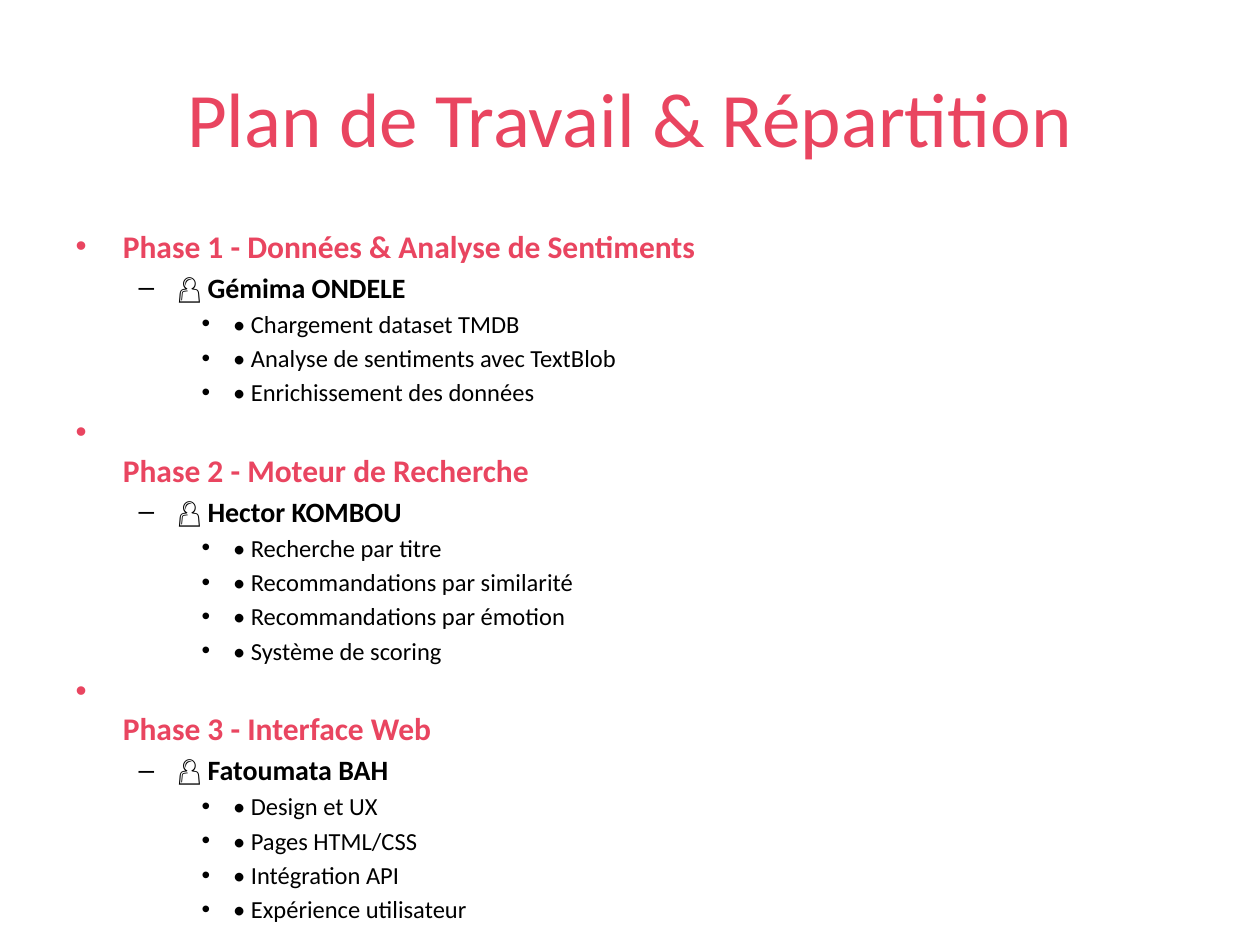
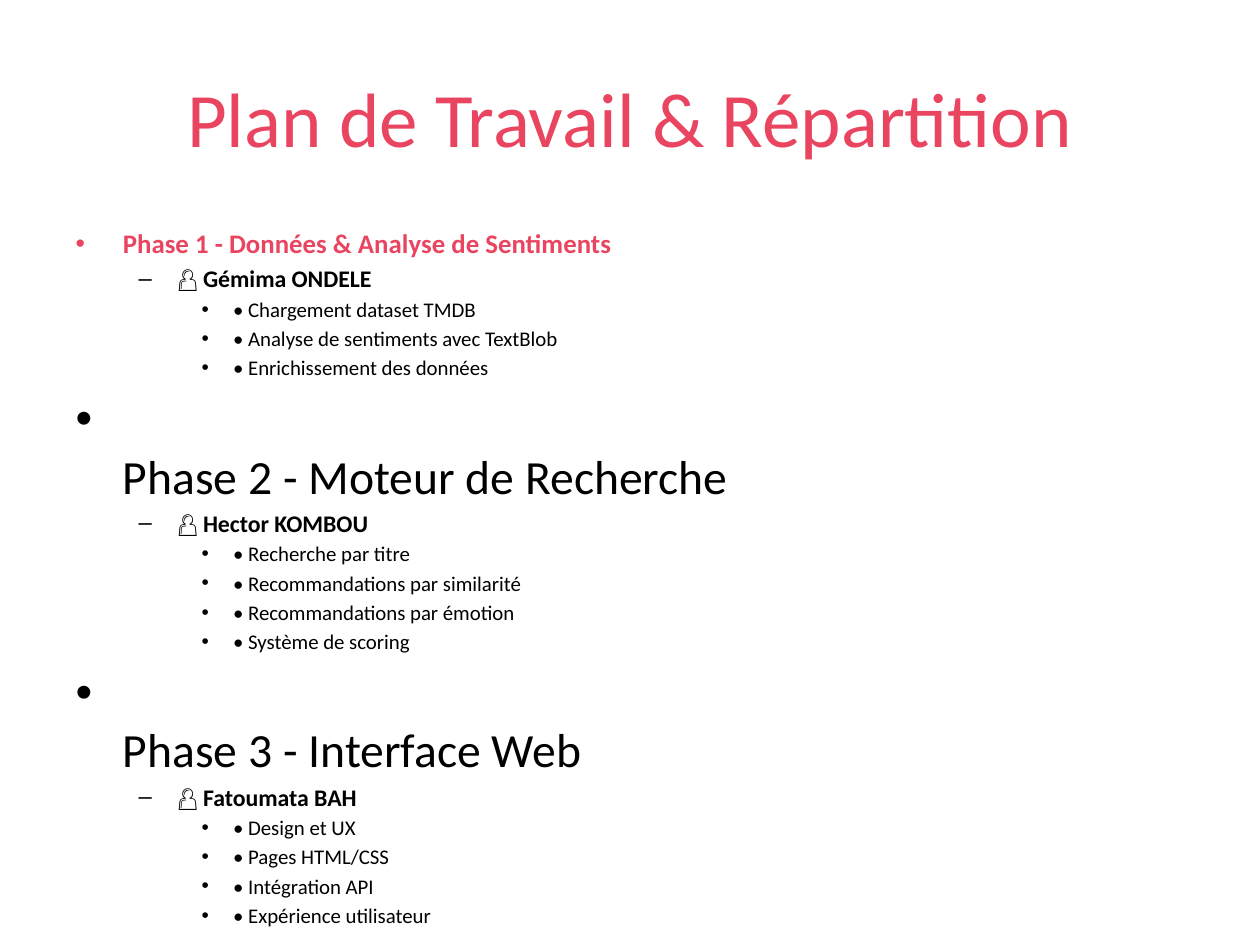
Before and after one commit to GemimaOndele/Projet_moteur_de_recherche_de_films, a slide deck: slide 4 of MovieMood_Presentation.pptx. Drawn at 1260x945 pixels with LibreOffice and Linux fonts; fonts in the diff are those of the drawing. Boxes give left, top, right and bottom in pixels: in the first picture for what was removed or moved away, otherwise in the second. Text is boxed around its words. In the diff, an @@ line names an element or a change of style, - is before the commit and + after.

```diff
--- a/MovieMood_Presentation.pptx
+++ b/MovieMood_Presentation.pptx
@@ text "Phase 1 - Données & ..." at [123, 234, 727, 927]: size 18 to 15.3 pt in "Phase 1 - Données & Analyse de ..."; size 16 to 13.6 pt in "👤 Gémima ONDELE", "👤 Hector KOMBOU", "👤 Fatoumata BAH"; size 14 to 11.9 pt in "• Chargement dataset TMDB", "• Analyse de sentiments avec TextBlob", "• Enrichissement des données", "• Recherche par titre" and 7 more places; size 18 to 27.2 pt, text colour #E94560 to #000000, bold off in "Phase 2 - Moteur de Recherche", "Phase 3 - Interface Web"; more space between paragraphs @@
```
Also in this commit, not shown: 19 other slides changed, 4 other files.
